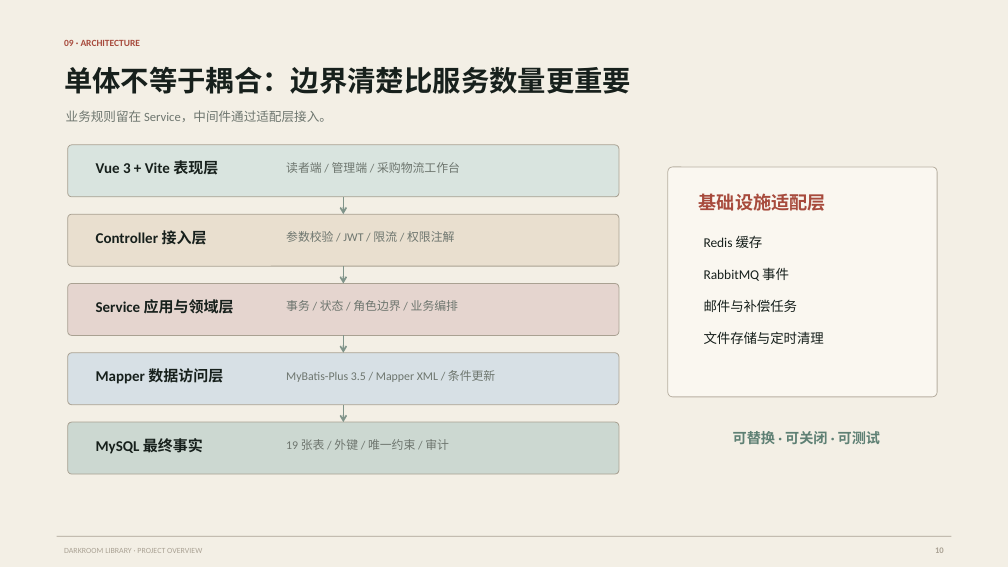
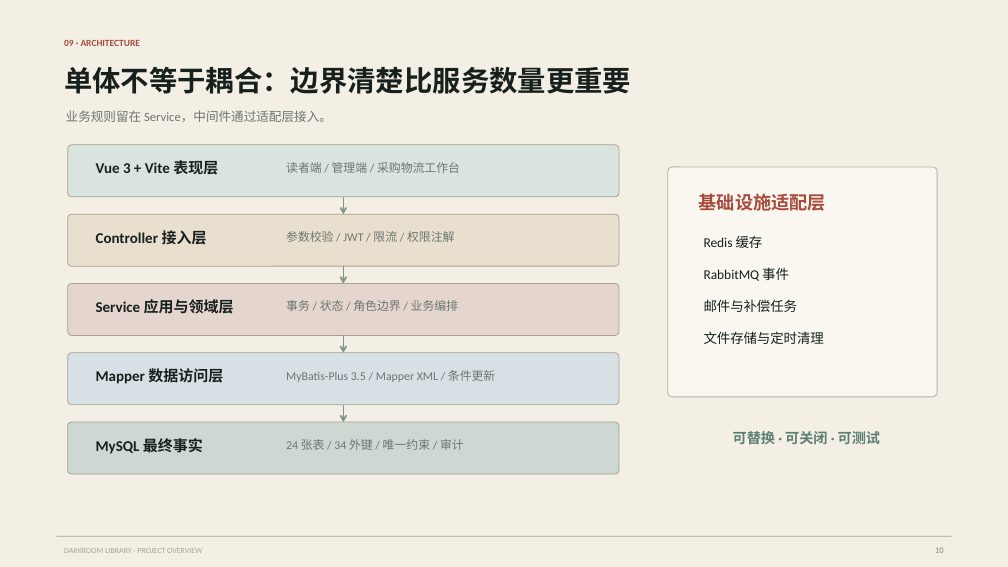
Before and after one commit to NoctilumeDev/DarkRoomLibrary, a slide deck: slide 10 of docs/DarkRoomLibrary-project-overview.pptx. Drawn at 1008x567 pixels with LibreOffice and Linux fonts; fonts in the diff are those of the drawing. Boxes give left, top, right and bottom in pixels: in the first picture for what was removed or moved away, otherwise in the second. Text is boxed around its words. In the diff, an @@ line names an element or a change of style, - is before the commit and + after.

```diff
--- a/docs/DarkRoomLibrary-project-overview.pptx
+++ b/docs/DarkRoomLibrary-project-overview.pptx
@@ text at (x1=286, y1=439, x2=464, y2=450): text changed @@
-19 张表 / 外键 / 唯一约束 / 审计
+24 张表 / 34 外键 / 唯一约束 / 审计
```
Also in this commit, not shown: 2 other slides changed, 43 other files.
